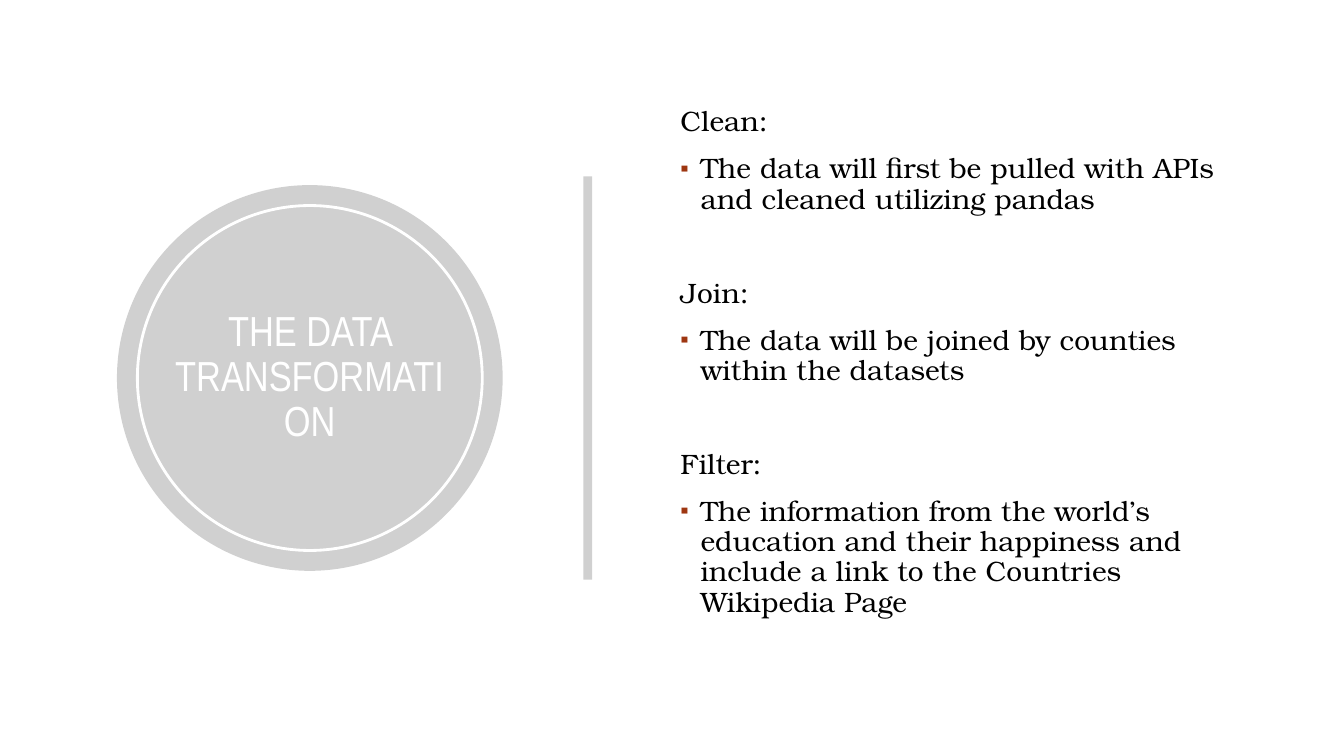
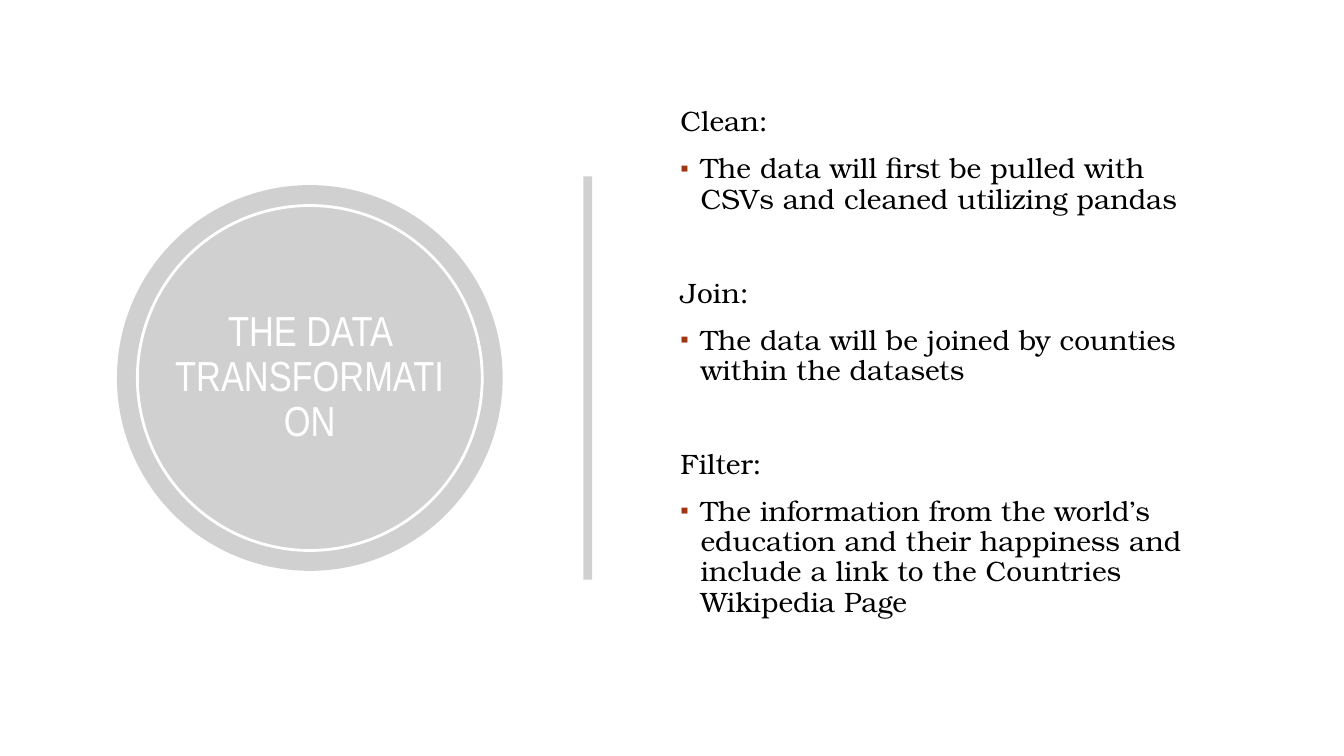
Before and after one commit to stovsak/ETL-Happiness-and-Education, a slide deck: slide 3 of ETL Presentation.pptx. Drawn at 1344x756 pixels with LibreOffice and Linux fonts; fonts in the diff are those of the drawing; grey boxes stand for pictures; background and template pictures are left out. Boxes give left, top, right and bottom in pixels: in the first picture for what was removed or moved away, otherwise in the second. Text is boxed around its words. In the diff, an @@ line names an element or a change of style, - is before the commit and + after.

Commit message:
final

```diff
--- a/ETL Presentation.pptx
+++ b/ETL Presentation.pptx
@@ text at <box>701,157,1177,215</box>: text changed @@
-▪ The data will first be pulled with APIs and cleaned utilizing pandas
+▪ The data will first be pulled with CSVs and cleaned utilizing pandas
```
Also in this commit, not shown: 1 other slide changed.
